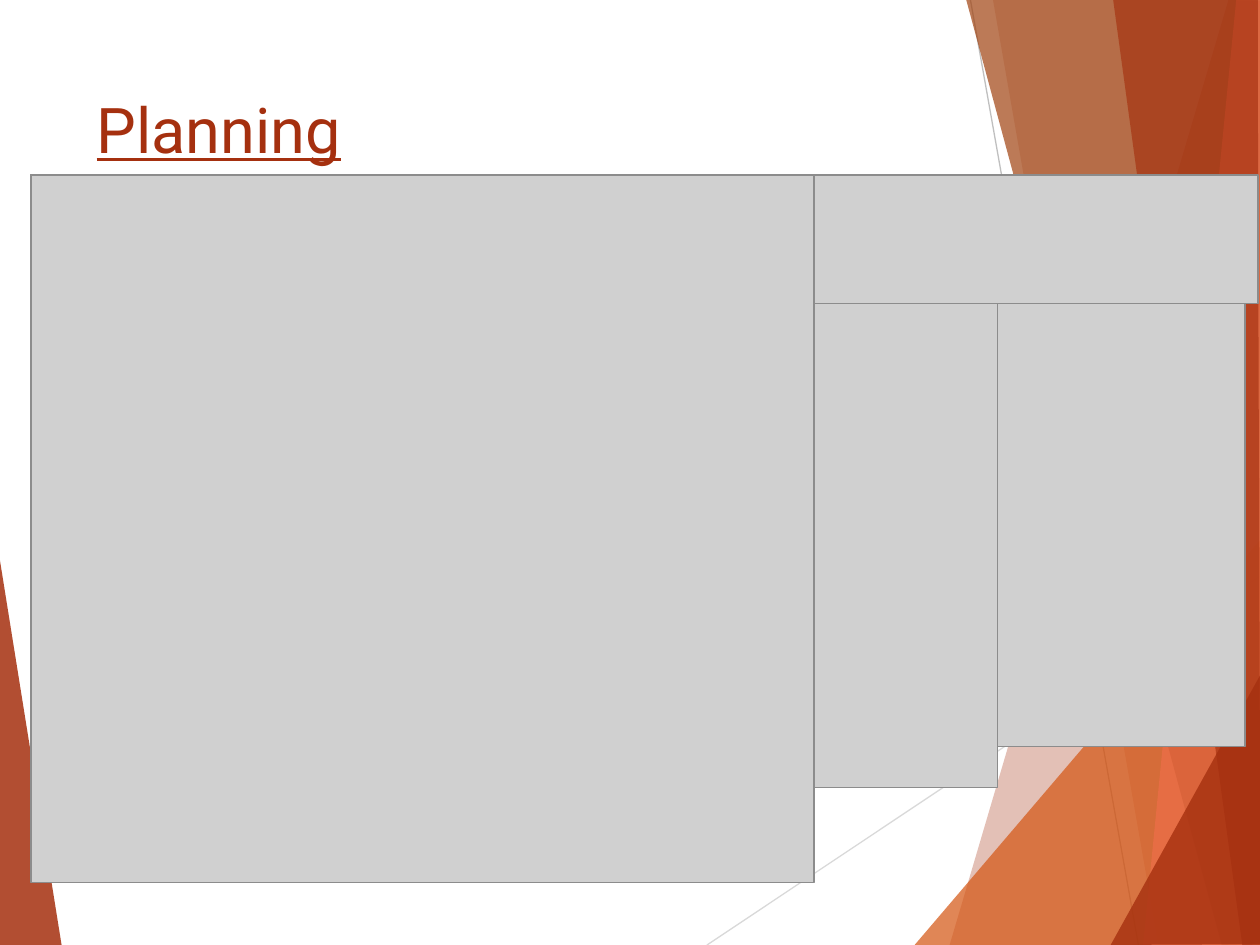
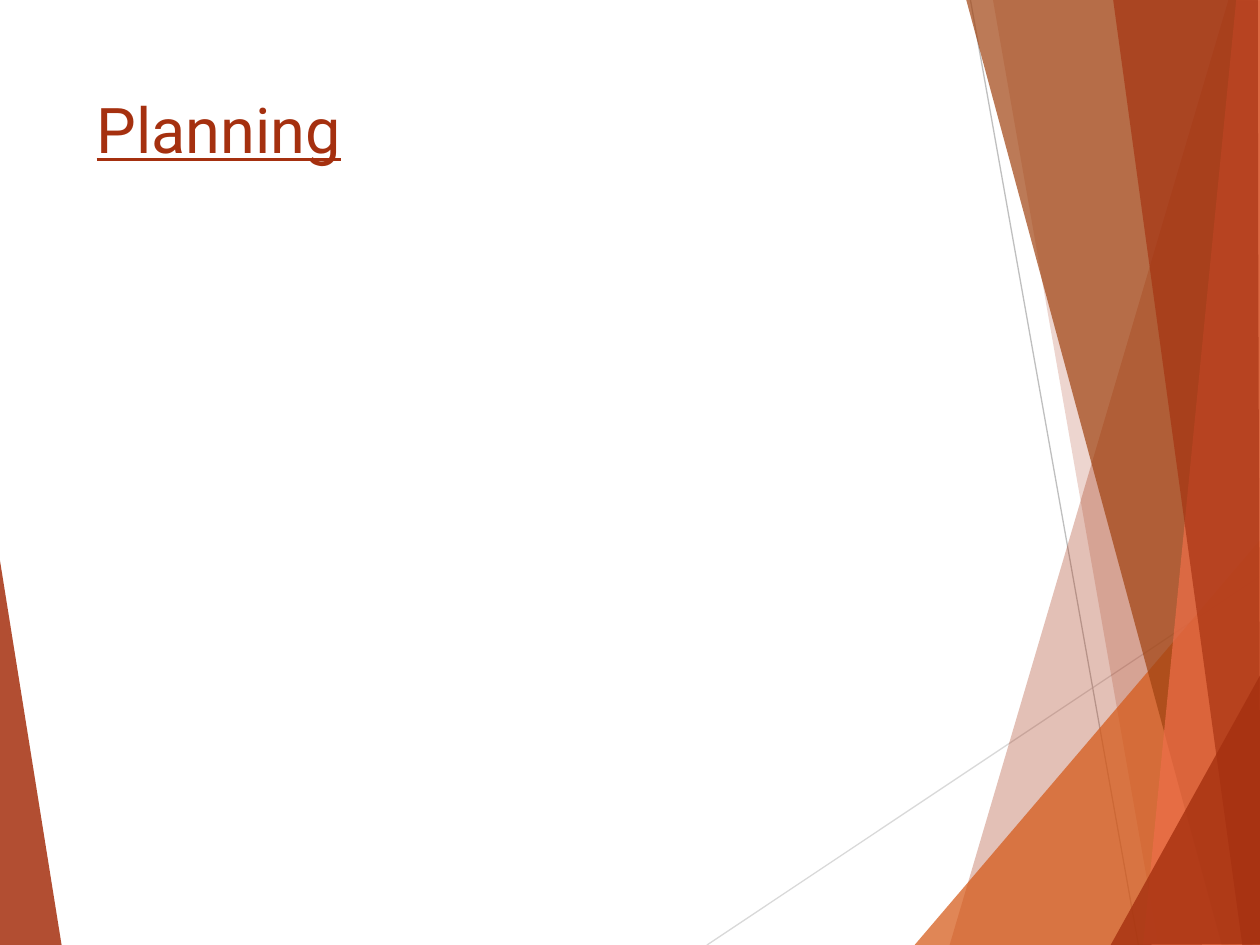
Before and after one commit to Mesmir/GameLabs_Proj1, a slide deck: slide 5 of Project/Presentatie_En_UI/StartPresentatieXeroderma.pptx. Drawn at 1260x945 pixels with LibreOffice and Linux fonts; fonts in the diff are those of the drawing; grey boxes stand for pictures. Boxes give left, top, right and bottom in pixels: in the first picture for what was removed or moved away, otherwise in the second. Text is boxed around its words. In the diff, an @@ line names an element or a change of style, - is before the commit and + after.

```diff
--- a/Project/Presentatie_En_UI/StartPresentatieXeroderma.pptx
+++ b/Project/Presentatie_En_UI/StartPresentatieXeroderma.pptx
@@ picture removed at [32, 175, 1245, 747] @@
@@ picture removed at [32, 175, 397, 712] @@
@@ picture removed at [32, 175, 814, 882] @@
@@ picture removed at [638, 179, 997, 788] @@
@@ picture removed at [814, 175, 1257, 304] @@
```
Also in this commit, not shown: 2 other slides changed.
